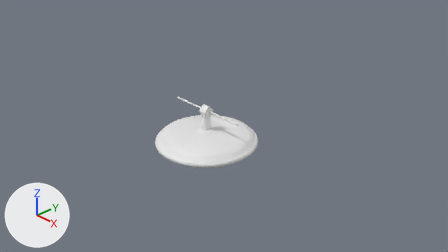
Two versions of the Blender file S5/LampScene.blend, one commit apart.
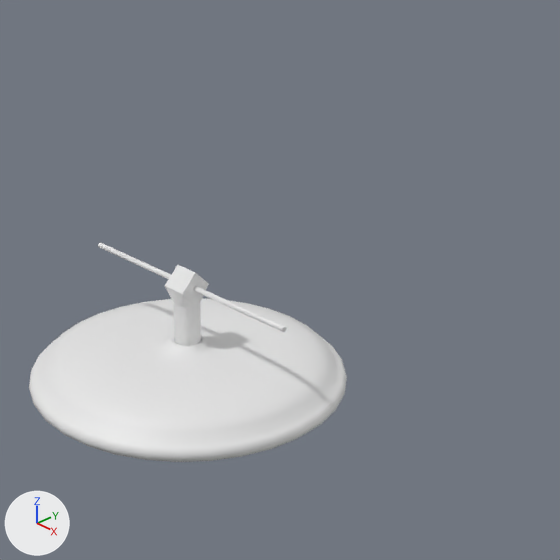
There are two pictures of each version: one from the file's camera 'Camera', one close up on the part from 33% to 73% of the width and 7% to 79% of the height. Lighting does not change. The marker at lower left points along +X, +Y and +Z.

The scene before the commit, as lines of its bpy script (objects in view):
```python
me_lampbaselp = bpy.data.meshes.new('LampBaseLP')
me_lampbaselp.from_pydata(...)  # 689 vertices, 673 faces; spans x -1.18..1.18, y -1.18..1.18, z 0.0..0.37
me_lampbaselp.polygons.foreach_set('use_smooth', [True] * 673)
me_stem = bpy.data.meshes.new('Stem')
me_stem.from_pydata(...)  # 112 vertices, 68 faces, 3 loose edges; spans x -1.0..1.0, y -0.13..0.13, z 0.17..0.93
ob_lampbaselp = bpy.data.objects.new('LampBaseLP', me_lampbaselp)
ob_lampbaselp.location = (0.0, 0.0, 0.0)
ob_stem = bpy.data.objects.new('Stem', me_stem)
ob_stem.location = (0.0, 0.0, 0.0)
```
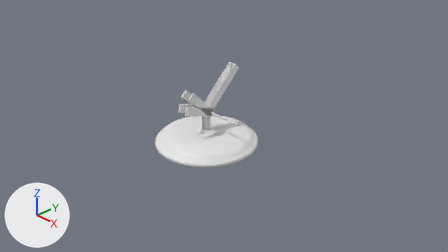
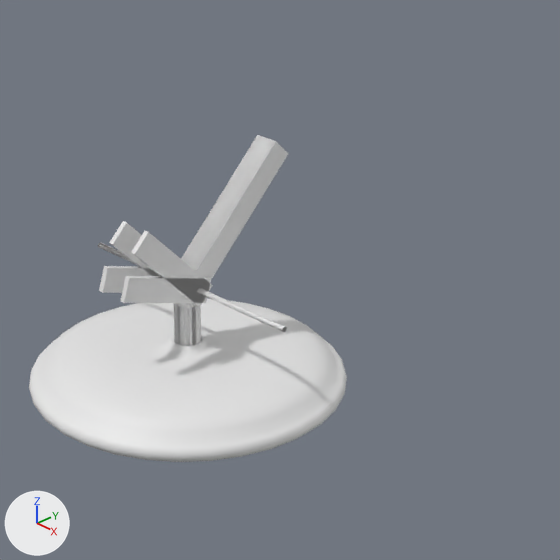
Commit message: Stem extension with 2 mirrored elements

Location of each change, [x1, y1, x2, y2] in pixels of the close-ups (560 x 560 px):
'Stem', reshaped, modifiers changed: before [98, 242, 287, 346]; after [98, 135, 288, 346]
part 1 of me_stem, added: after [109, 221, 213, 307]
part 2 of me_stem, built on: after [99, 135, 288, 303]

Diff of the bpy script that builds the scene:
```diff
--- a/S5/LampScene.blend.py
+++ b/S5/LampScene.blend.py
@@ me_stem @@
 # used by ob_stem; location = (0.0, 0.0, 0.0)
-me_stem.from_pydata(...)  # 112 vertices, 68 faces, 3 loose edges; spans x -1.0..1.0, y -0.13..0.13, z 0.17..0.93
+me_stem.from_pydata(...)  # 144 vertices, 96 faces, 3 loose edges; spans x -1.0..1.0, y -0.69..0.92, z 0.17..1.73
+# me_stem part 1: a new loose piece of 16 vertices spanning x 0.1..0.14, y -0.58..0.13, z 0.67..1.39
+# me_stem part 2
+# 1 face is deleted
+# 16 vertices are added at x -0.1..0.14, y -0.69..0.92, z 0.68..1.73
+# 15 new faces join them
@@ ob_stem @@
 ob_stem.location = (0.0, 0.0, 0.0)
+_m = ob_stem.modifiers.new('Mirror', 'MIRROR')
+_m.mirror_object = ob_zeroaxispoint
```
